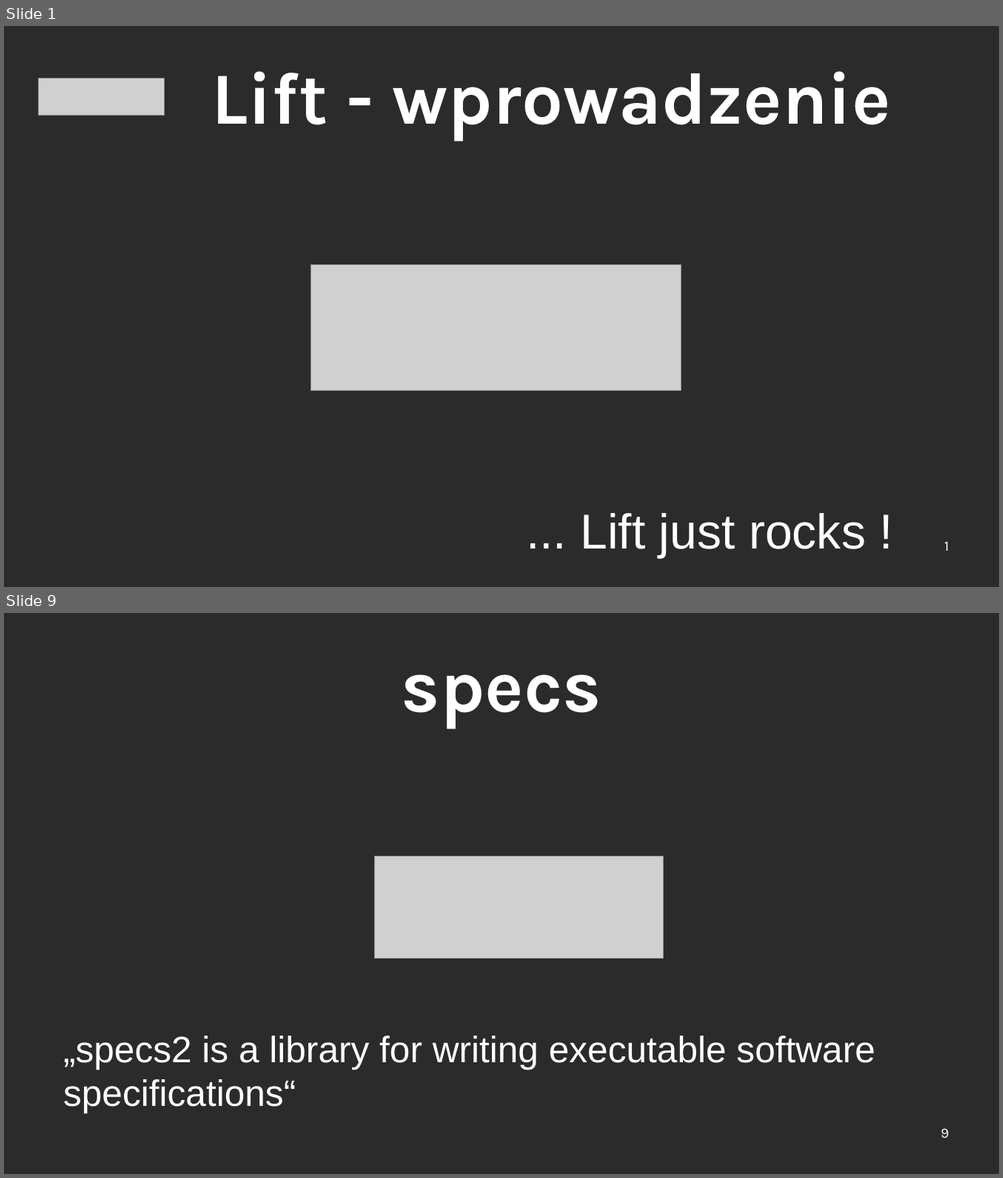
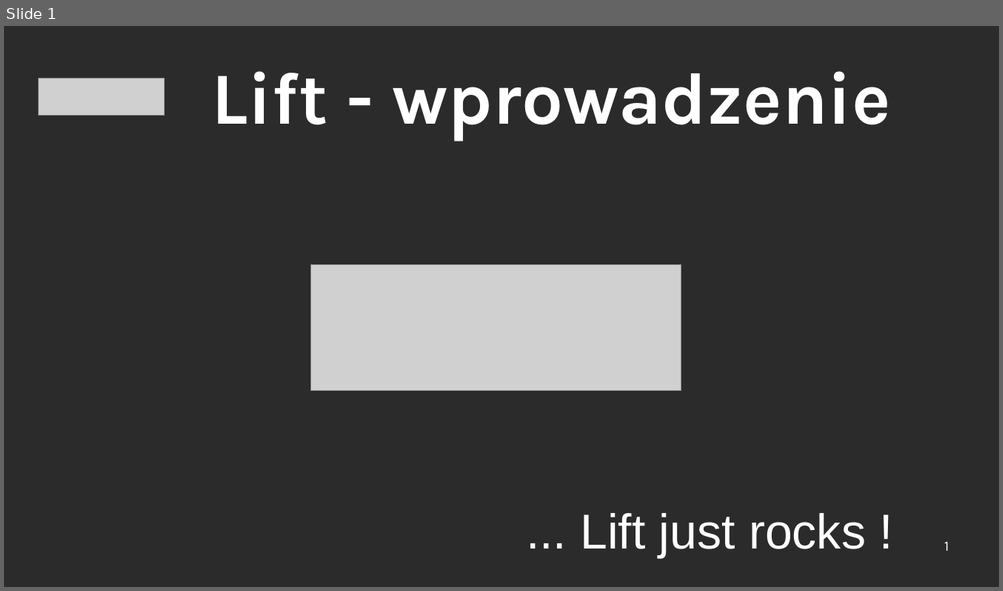
Before and after one commit to ScalaConsultants/lift-rest-demo, a slide deck: doc/lift-demo.odp. Shown one above the other, each under a label of ours: slides 1 and 9 before the commit, slide 1 after it; the slides between them are not shown. The pictures are 1003x1178 and 1003x591 pixels, drawn with LibreOffice and Linux fonts; fonts in the diff are those of the drawing; grey boxes stand for pictures; background and template pictures are left out; a plain dark background stands for a picture behind light text. Boxes give left, top, right and bottom in pixels: in the first picture for what was removed or moved away, otherwise in the second. Text is boxed around its words. In the diff, an @@ line names an element or a change of style, - is before the commit and + after.

```diff
--- a/doc/lift-demo.odp
+++ b/doc/lift-demo.odp
@@ slide 9 removed at [4,613,999,1174], background picture (left out) @@
@@ title removed at [401,674,601,728] @@
-specs
@@ picture removed at [374,856,663,959] @@
@@ text removed at [63,1036,874,1113] @@
-„specs2 is a library for writing executable software specifications“
@@ page number removed at [940,1128,948,1138] @@
-9
```
Also in this commit, not shown: 9 slides added, 8 other slides removed.
